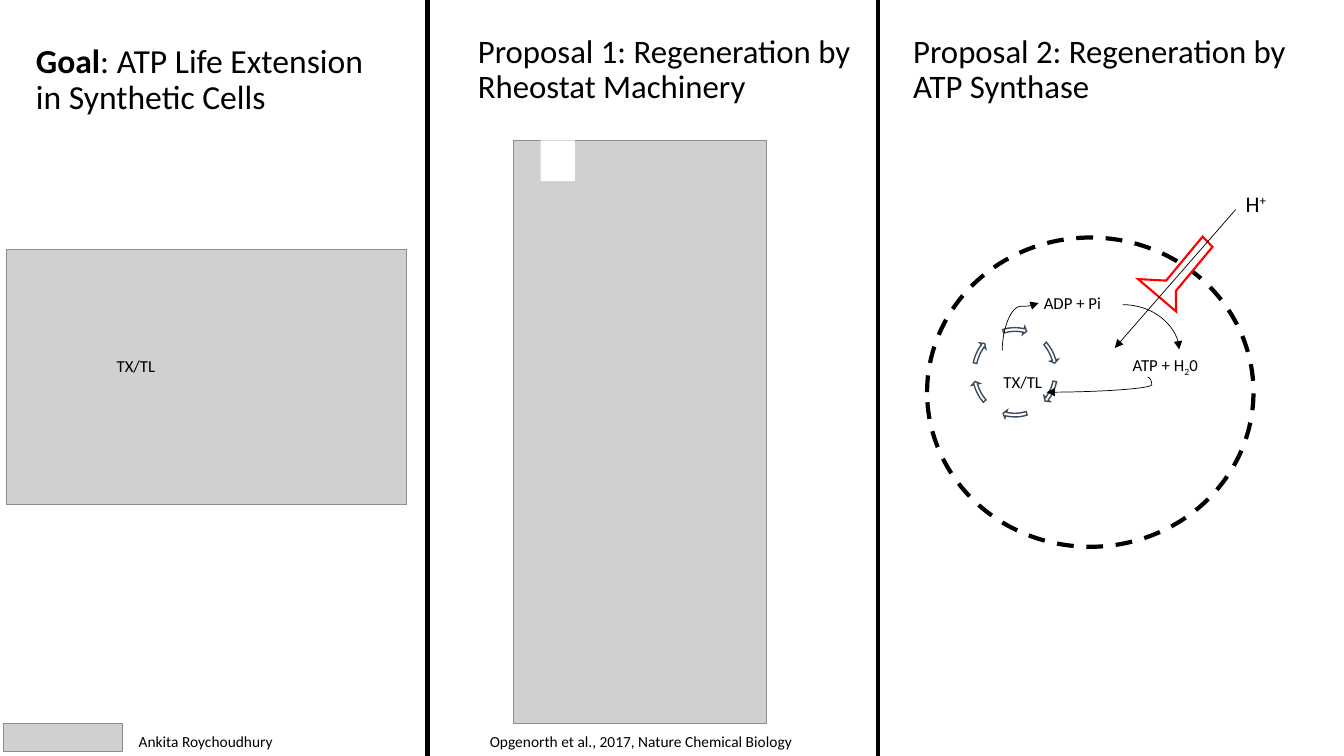
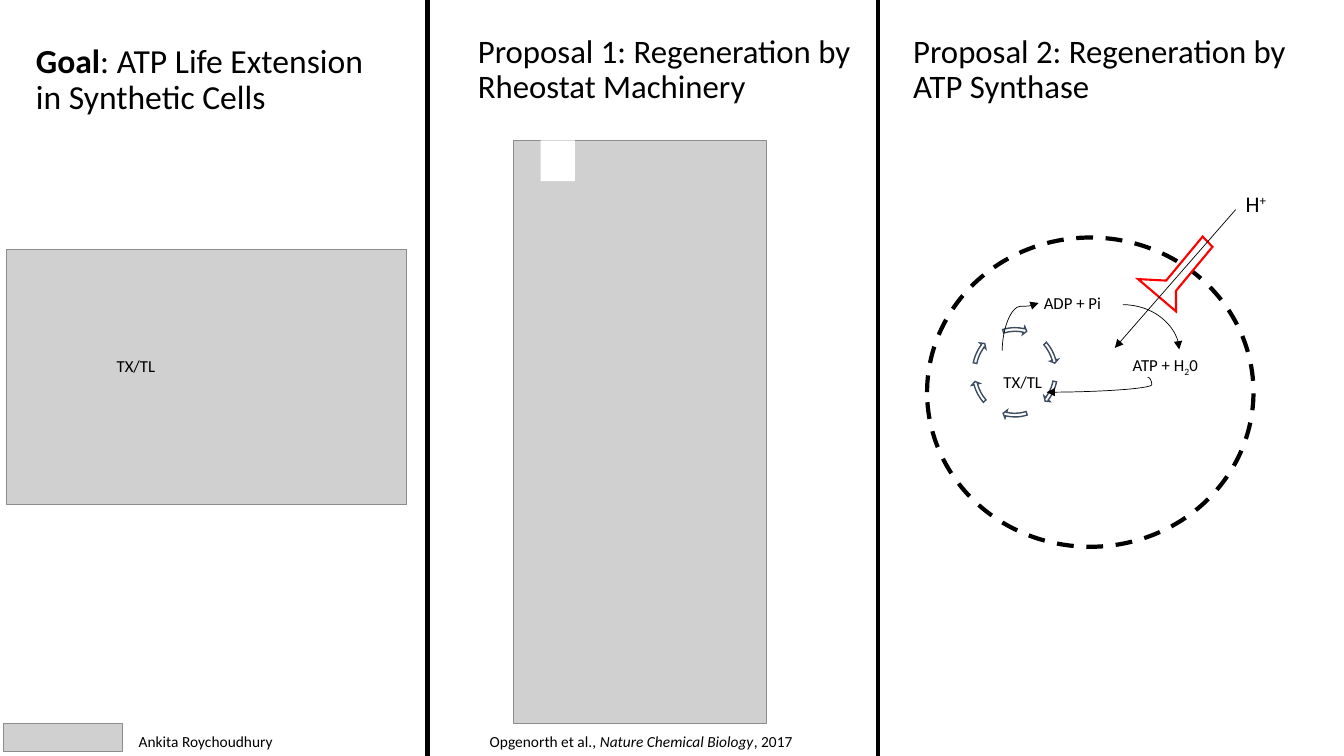
Before and after one commit to AnkitaRoychoudhury/ug_murray, a slide deck: slide 3 of miscellaneous/presentations/202020720_murray_mtg.pptx. Drawn at 1344x756 pixels with LibreOffice and Linux fonts; fonts in the diff are those of the drawing; grey boxes stand for pictures. Boxes give left, top, right and bottom in pixels: in the first picture for what was removed or moved away, otherwise in the second. Text is boxed around its words. In the diff, an @@ line names an element or a change of style, - is before the commit and + after.

```diff
--- a/miscellaneous/presentations/202020720_murray_mtg.pptx
+++ b/miscellaneous/presentations/202020720_murray_mtg.pptx
@@ text at bbox=[490, 736, 792, 750]: text changed; italic on @@
-Opgenorth et al., 2017, Nature Chemical Biology
+Opgenorth et al., Nature Chemical Biology, 2017
```
Also in this commit, not shown: 5 other slides changed, 1 slide added, 1 other file.
